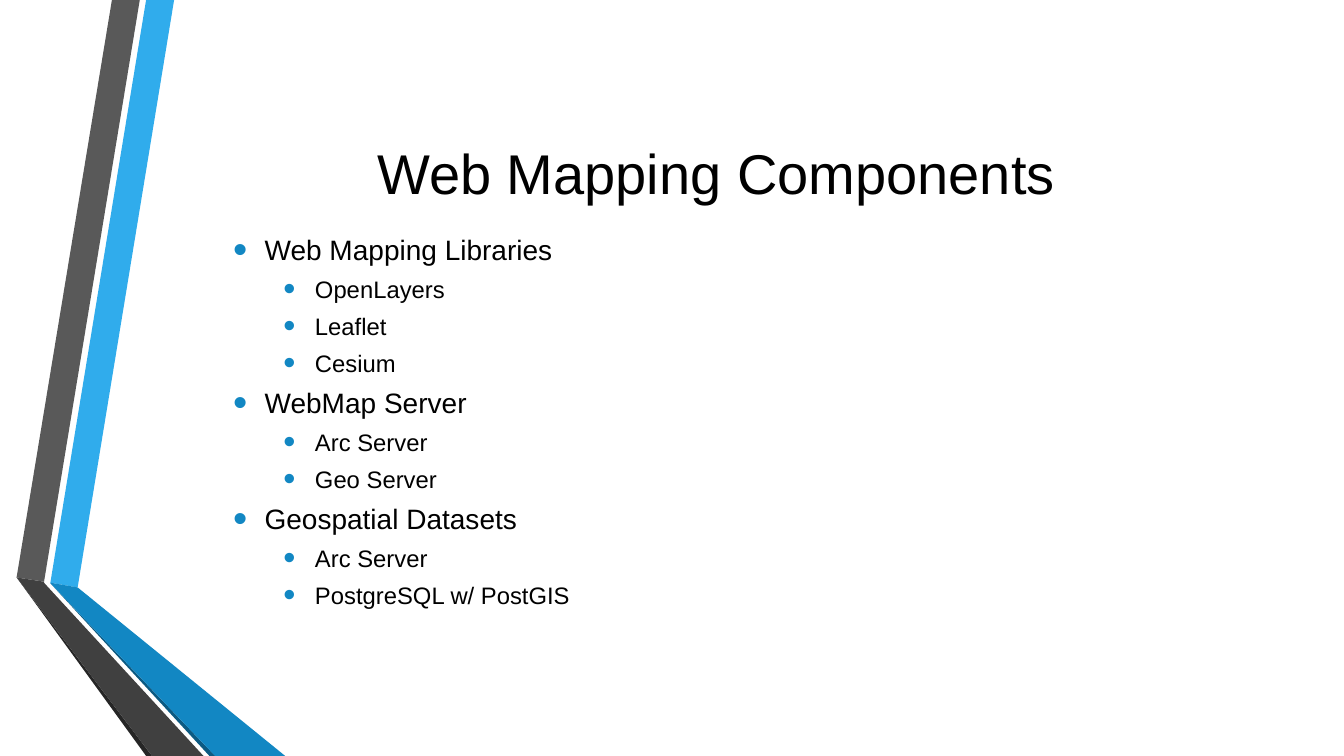
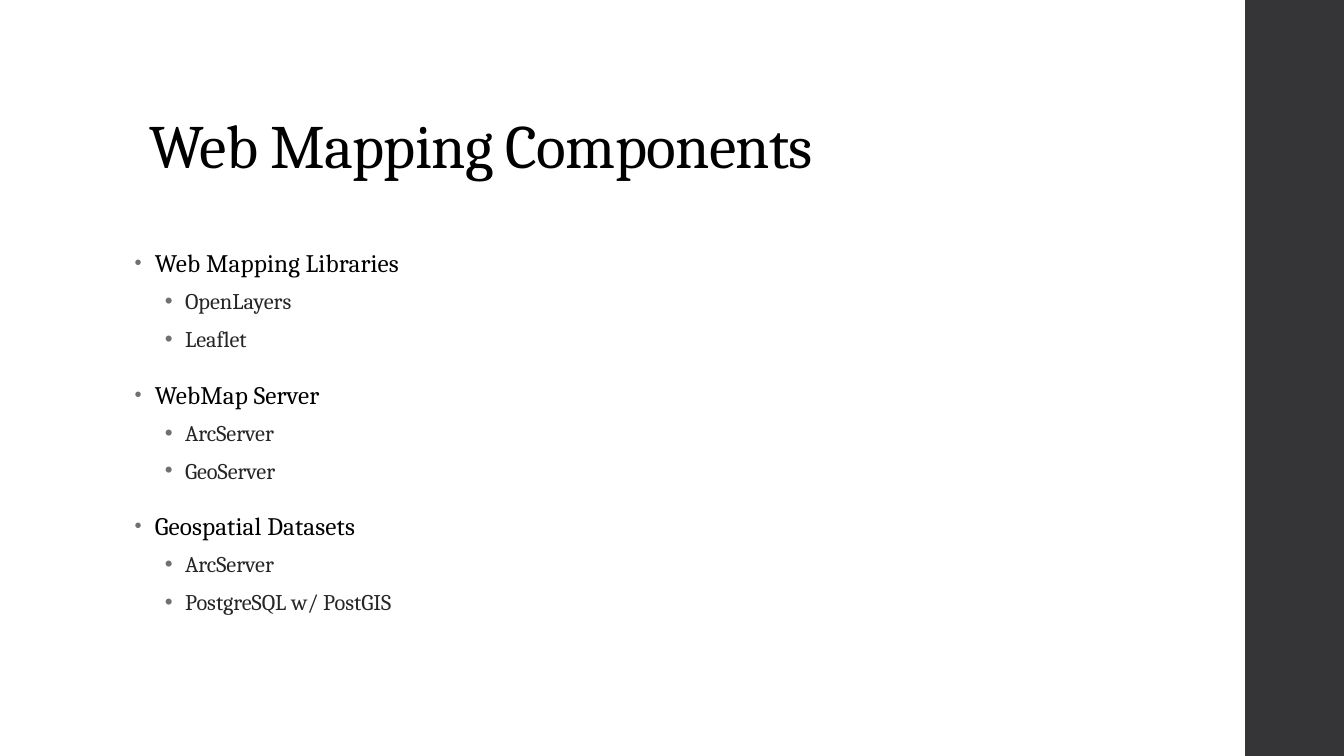
Before and after one commit to MGIS-UMN/GIS5577_week10, a slide deck: slide 4 of WebMapping_Backend.odp. Drawn at 1344x756 pixels with LibreOffice and Linux fonts; fonts in the diff are those of the drawing; background and template pictures are left out. Boxes give left, top, right and bottom in pixels: in the first picture for what was removed or moved away, otherwise in the second. Text is boxed around its words. In the diff, an @@ line names an element or a change of style, - is before the commit and + after.

```diff
--- a/WebMapping_Backend.odp
+++ b/WebMapping_Backend.odp
@@ freeform shape added at <box>1245,0,1344,756</box>, fill #353537 @@
@@ title "Web Mapping Components": place and size @@
-title "Web Mapping Components" at <box>377,153,1054,204</box>
+title "Web Mapping Components" at <box>149,125,813,181</box>
@@ title "Web Mapping Components" at <box>149,125,813,181</box>: size 40 to 44 pt, font Arial to Cambria, letter spacing 0 to -0.5 pt; alignment centre to left; line spacing 1 to 0.9; vertical alignment middle to bottom @@
@@ text "Web Mapping Libraries": place and size @@
-text "Web Mapping Libraries" at <box>265,239,570,609</box>
+text "Web Mapping Libraries" at <box>155,254,399,615</box>
@@ text "Web Mapping Libraries" at <box>155,254,399,615</box>: vertical alignment middle to top @@
@@ text at <box>155,254,399,615</box>: size 20 to 18 pt, letter spacing 0 to 0.1 pt in "Web Mapping Libraries", "WebMap Server", "Geospatial Datasets"; font Arial to Cambria in "Web Mapping Libraries", "OpenLayers", "Leaflet", "WebMap Server" and 2 more places; size 17 to 16 pt, text colour #000000 to #262626 in "OpenLayers", "Leaflet", "PostgreSQL w/ PostGIS"; indent changed; line spacing 0.8 to 1.1; more space between paragraphs; bullet colour #1287C3 to #6F6F74; less space between paragraphs @@
@@ text at <box>315,354,396,373</box>: paragraph removed @@
-  • Cesium
@@ text at <box>185,426,275,479</box>: text changed; size 17 to 16 pt; font Arial to Cambria; text colour #000000 to #262626 @@
-  • Arc Server
-  • Geo Server
+  • ArcServer
+  • GeoServer
@@ text at <box>185,557,274,572</box>: text changed; size 17 to 16 pt; font Arial to Cambria; text colour #000000 to #262626 @@
-  • Arc Server
+  • ArcServer
@@ group removed at <box>16,0,285,756</box>: 6 freeform shapes @@
```
Also in this commit, not shown: 6 other slides changed, 14 slides added, 6 slides removed.
